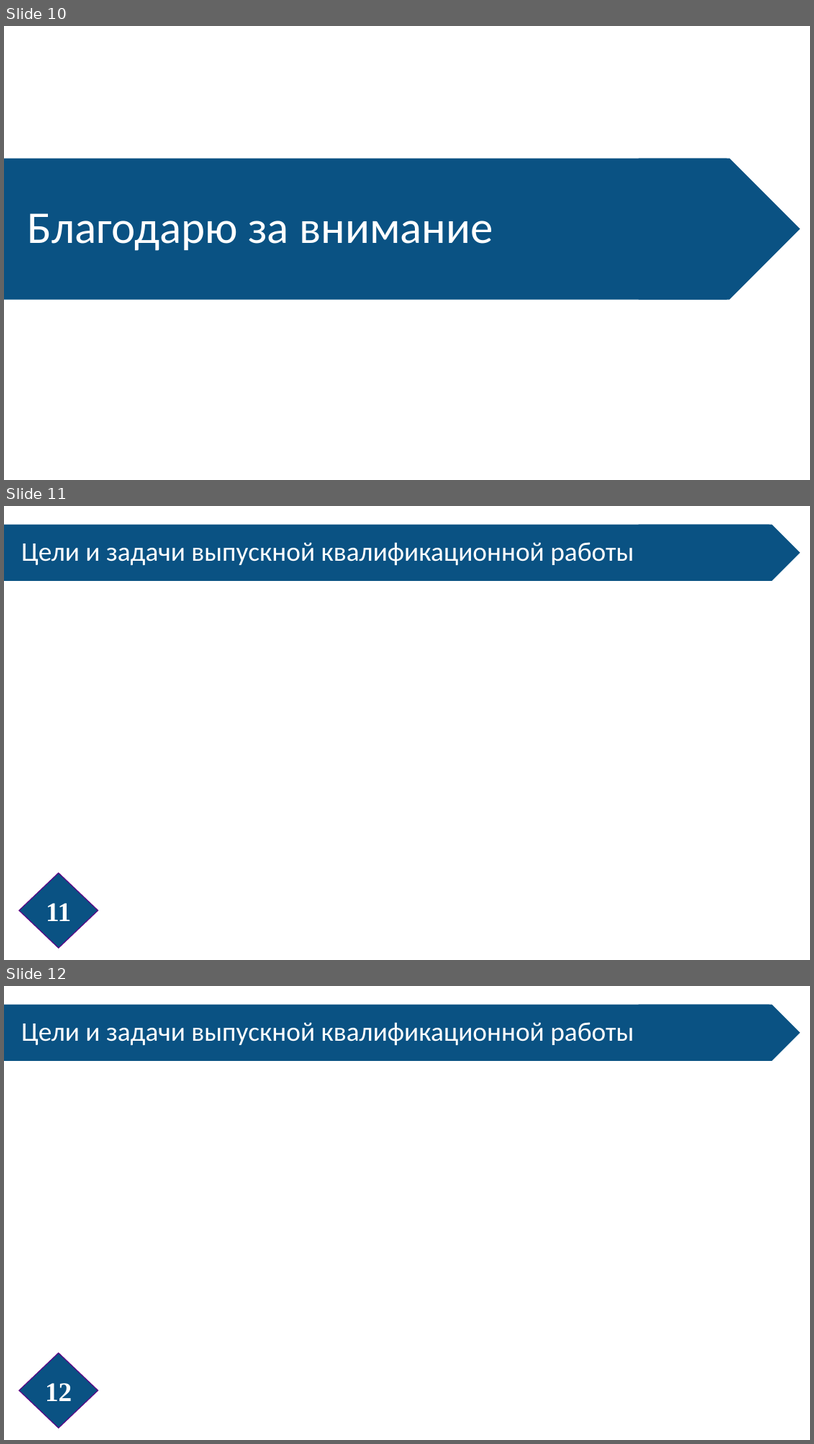
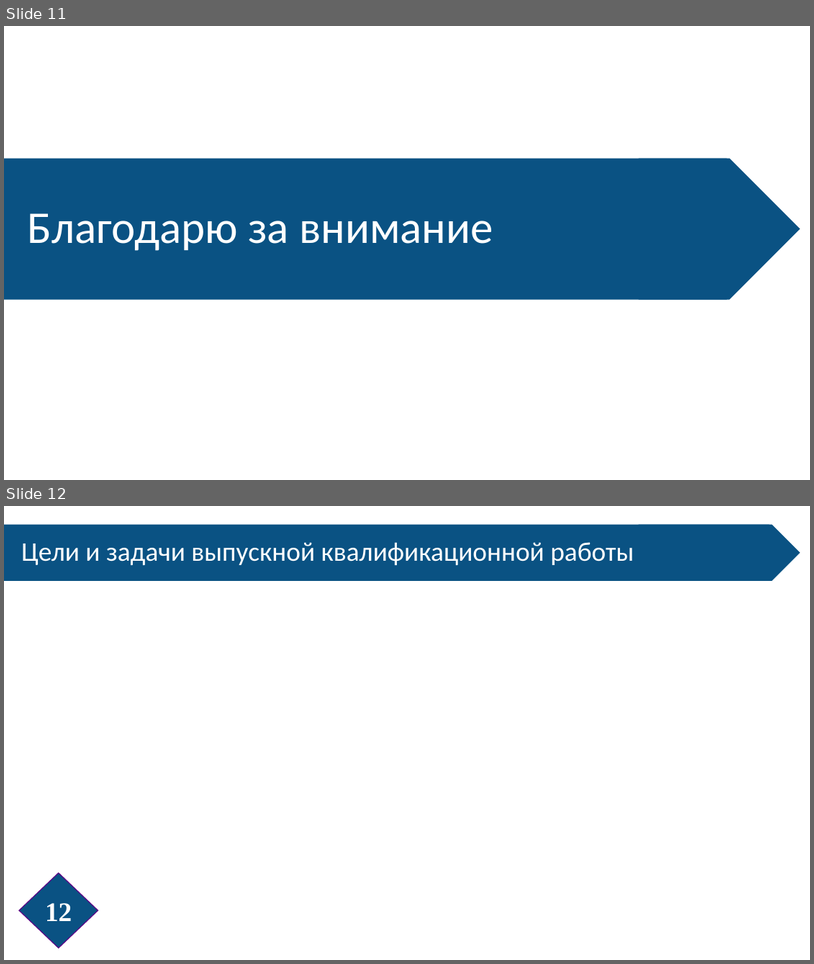
Before and after one commit to LebedevOleg/VKR_2022, a slide deck: Prezentatsia_VKR_2022.pptx. Shown one above the other, each under a label of ours: slides 10, 11 and 12 before the commit, slides 11 and 12 after it. The pictures are 814x1444 and 814x964 pixels, drawn with LibreOffice and Linux fonts; fonts in the diff are those of the drawing. Boxes give left, top, right and bottom in pixels: in the first picture for what was removed or moved away, otherwise in the second. Text is boxed around its words. In the diff, an @@ line names an element or a change of style, - is before the commit and + after.

```diff
--- a/Prezentatsia_VKR_2022.pptx
+++ b/Prezentatsia_VKR_2022.pptx
@@ slide 11 removed at <box>4,506,810,960</box>, background #FFFFFF @@
@@ pentagon arrow removed at <box>4,525,797,581</box> @@
@@ chevron removed at <box>639,525,801,581</box> @@
@@ text removed at <box>21,542,634,565</box> @@
-Цели и задачи выпускной квалификационной работы
@@ page number removed at <box>19,872,98,947</box> @@
-11
@@ what was slide 10 is now slide 11 @@
```
Also in this commit, not shown: 3 slides changed, 1 slide added.
